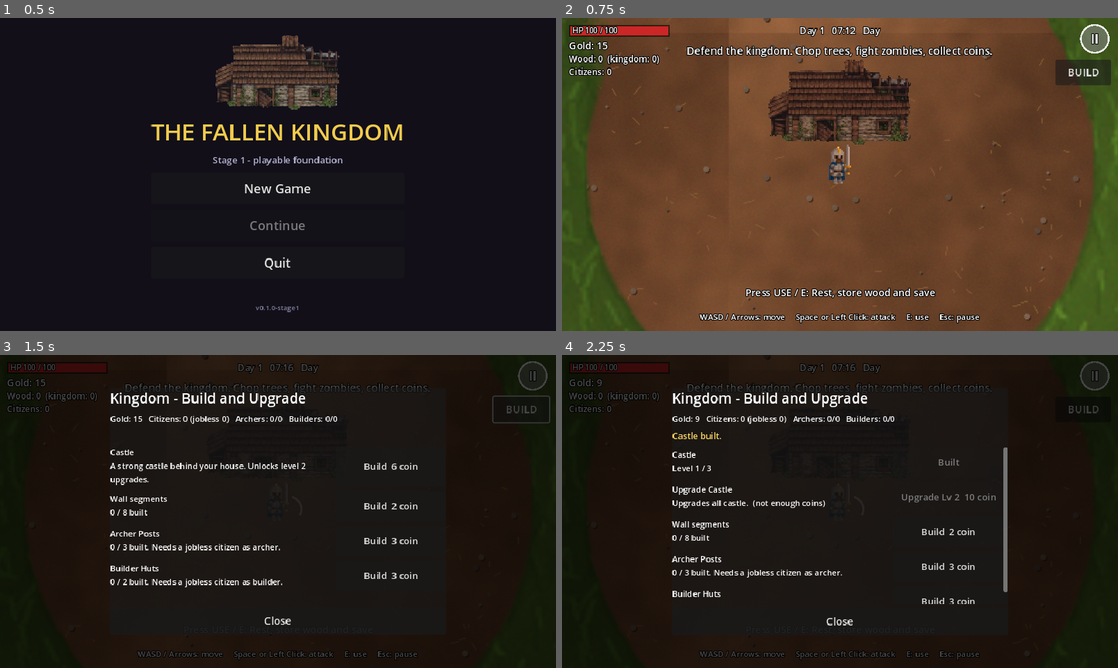
Above: before the commit, frames 1-4 (two rows, left to right).
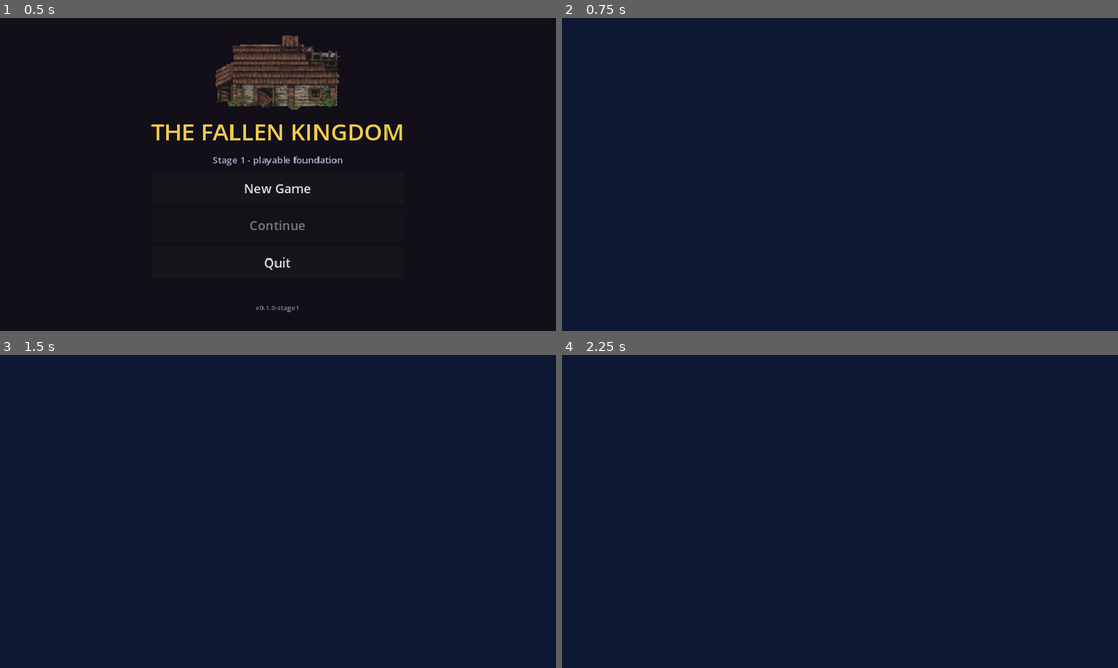
Above: after the commit, the same moments.

Repository: afie-boop/The-Fallen-Kingdom
Game: Godot game, scene res://scenes/main_menu.tscn
The game is run twice, just before and just after one commit, with the same random seed, the same clock (stepped at 60 frames per second) and the same inputs.
Inputs (mouse positions are in pixels of both pictures, inside the frame that each line leads up to):
- Up to frame 1 (0.5 s): no input
- Up to frame 2 (0.75 s): click "New Game" at 0.5 s
- Up to frame 3 (1.5 s): click (522, 408) at 1.25 s, where only the run before the commit has a clickable "BUILD"
- Up to frame 4 (2.25 s): click (951, 467) at 2 s, where only the run before the commit has a clickable "Build 6 coin"

Frame 1 is identical in both runs. In frame 2, 100% of the frame differs, in the area x 0-100%, y 0-100%; in frame 3, 99%; in frame 4, 99%.
Error after the commit: Parse Error: Static function "spawn_jungle_trees()" not found in base "WorldGenerator". (res://scripts/game.gd:66)

Commit message:
Move poor people's camps into jungle

Diff:
--- a/extracted/The-Fallen-Kingdom/scripts/game.gd
+++ b/extracted/The-Fallen-Kingdom/scripts/game.gd
@@ -57,12 +57,13 @@
     for np in nest_spots:
         avoid.append({"pos": np, "r": 130.0})
     var camp_avoid: Array = [
-        {"pos": castle.position, "r": 360.0},
+        {"pos": castle.position, "r": 760.0},
         {"pos": enemy_castle.position, "r": 300.0},
     ]
     for np in nest_spots:
         camp_avoid.append({"pos": np, "r": 220.0})
     var camp_spots: Array[Vector2] = WorldGenerator.spawn_camps(entities, GameState.island, GameState.world_seed, camp_avoid, GameState.recruited_beggars)
+    WorldGenerator.spawn_jungle_trees(entities, GameState.island, GameState.world_seed, camp_spots, GameState.removed_trees)
     for cp in camp_spots:
         avoid.append({"pos": cp, "r": 130.0})
     WorldGenerator.spawn_kingdom_beggars(entities, GameState.island, GameState.world_seed, castle.position, GameState.recruited_beggars)
